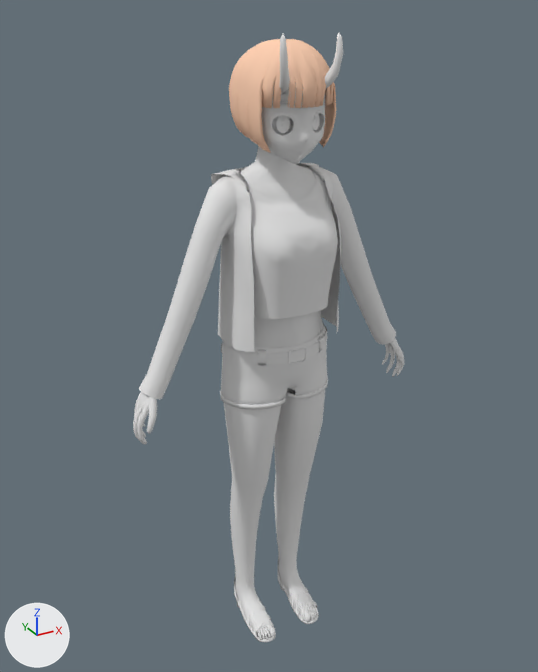
Two versions of the Blender file untitled3.blend, one commit apart.
The view is the same before and after, from a camera (50 mm lens) standing at (-9.97, -11.21, 19.42) and looking at (0.18, 7.25, 10.19). Arrows for +X, +Y and +Z are at lower left; the lights stay in place.

In view in the first picture: 'body', 'eay', 'hair'.
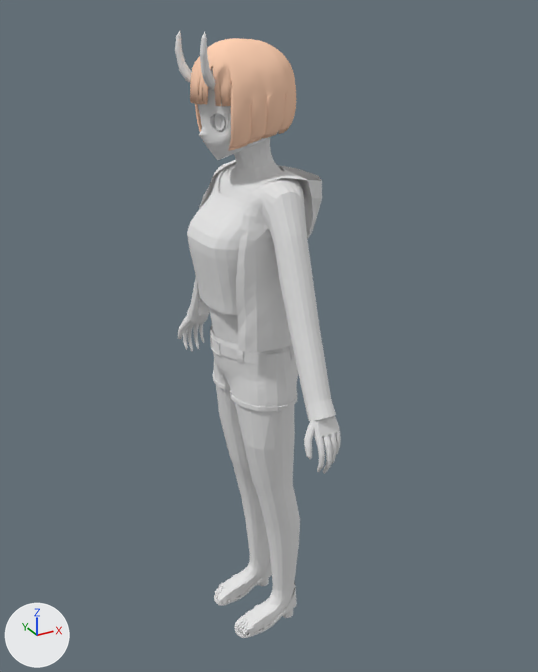
Commit message: 右目シェイプキー

Boxes [x1, y1, x2, y2] around the edits, measured in the pictures (538 x 672 px):
'body', reshaped, turned, modifiers changed: before [133, 32, 405, 642]; after [175, 31, 341, 638]
'hair', turned: before [229, 39, 336, 153]; after [190, 38, 296, 151]
'eay', turned: before [277, 114, 320, 133]; after [214, 114, 225, 130]
part 1 of me_平面_002, added: after [214, 555, 272, 605]
part 2 of me_平面_002, added: after [175, 31, 308, 604]
part 3 of me_平面_002, shading changed: before [133, 32, 405, 642]; after [195, 32, 341, 638]

Edits to the bpy script that builds the scene:
```text
Change me_平面_002:
    used by ob_body; location = (0.0, 6.98, -0.01); rotation_euler = (1.571, 0.0, 0.0), in degrees (90, 0, 0); scale = (0.158, 0.158, 0.158)
    remove me_平面_002.from_pydata(...)  # 3134 vertices, 2917 faces, 4 loose edges; spans x 0.0..29.4, y 0.0..120.1, z -8.3..14.3
    add me_平面_002.from_pydata(...)  # 6062 vertices, 5832 faces, 8 loose edges; spans x -29.4..29.4, y 0.0..120.1, z -8.3..14.3
    me_平面_002 part 1: the loose piece of 120 vertices spanning x 3.3..7.8, y 0.0..8.6, z -3.8..10.8 is copied, and the copy is mirrored in x about the mesh origin; it spans x -7.8..-3.3, y 0.0..8.6, z -3.8..10.8
    me_平面_002 part 2: 2808 vertices added at x -29.4..-0.1, y 0.5..120.1, z -7.9..14.3
    me_平面_002 part 3: 2917 kept faces spanning x 0.0..29.4, y 0.0..120.1, z -8.3..14.3 are now shaded flat
Change ob_body:
    ob_body.rotation_euler: (1.571, 0.0, 0.0) -> (1.571, 0.0, -1.571)  # degrees (90, 0, 0) -> degrees (90, 0, -90)
    remove _m = ob_body.modifiers.new('ミラー', 'MIRROR')
    remove _m.use_clip = True
Change ob_eay:
    ob_eay.rotation_euler: (1.571, 0.0, 0.0) -> (1.571, 0.0, -1.571)  # degrees (90, 0, 0) -> degrees (90, 0, -90)
Change ob_hair:
    ob_hair.rotation_euler: (1.571, 0.0, 0.0) -> (1.571, 0.0, -1.571)  # degrees (90, 0, 0) -> degrees (90, 0, -90)
```
